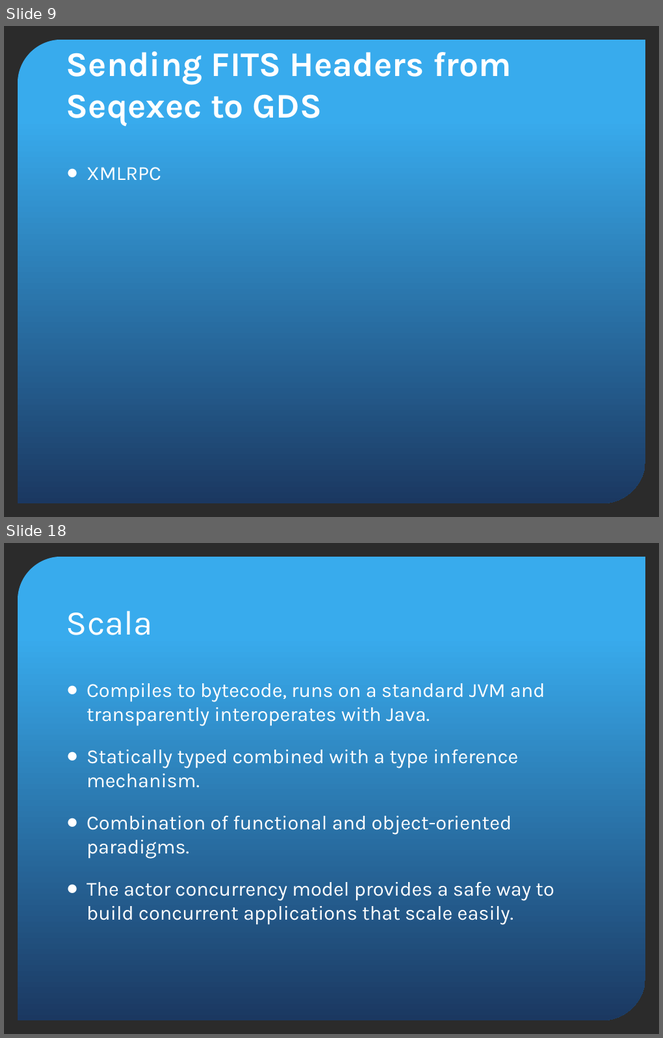
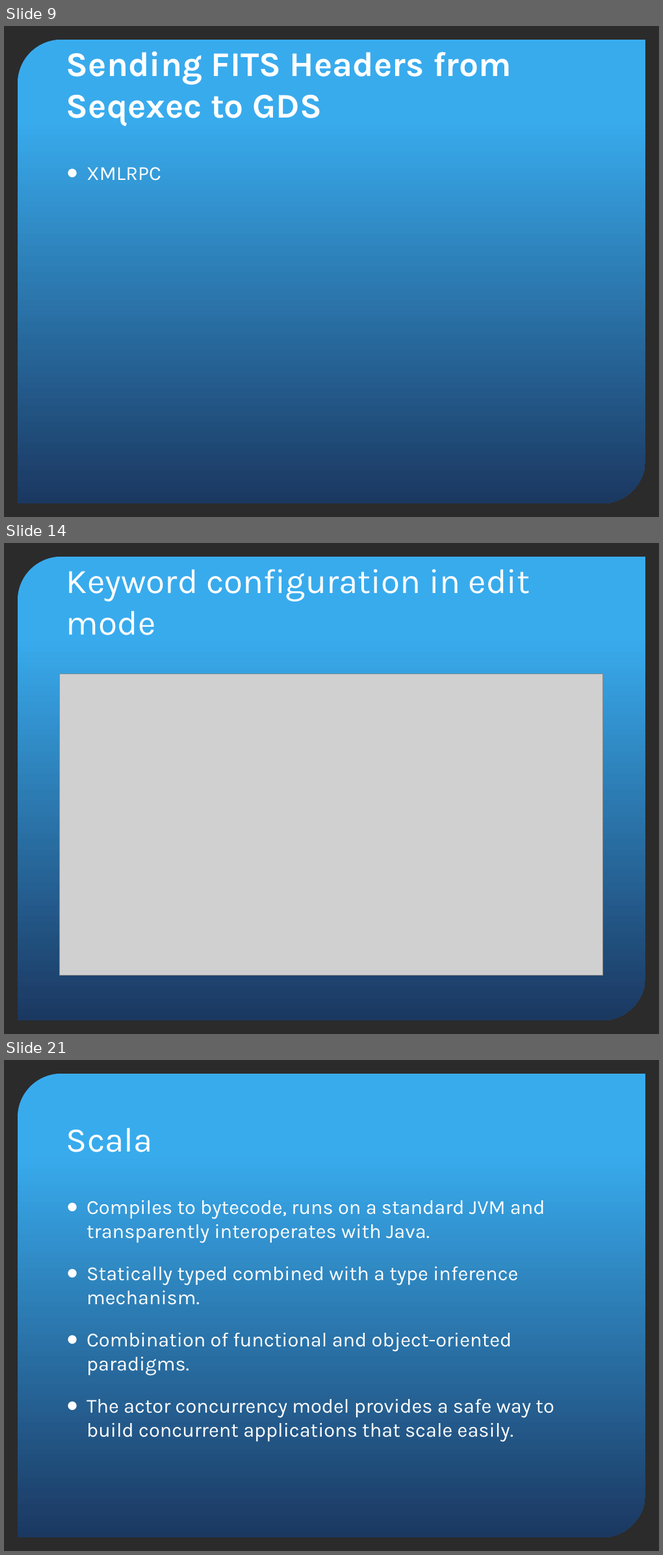
Before and after one commit to jluhrs/gmp, a slide deck: gds-api/src/main/doc/GDSDesignReview.pptx. Shown one above the other, each under a label of ours: slides 9 and 18 before the commit, slides 9, 14 and 21 after it; the slides between them are not shown. The pictures are 663x1038 and 663x1555 pixels, drawn with LibreOffice and Linux fonts; fonts in the diff are those of the drawing; grey boxes stand for pictures; background and template pictures are left out; a plain dark background stands for a picture behind light text. Boxes give left, top, right and bottom in pixels: in the first picture for what was removed or moved away, otherwise in the second. Text is boxed around its words. In the diff, an @@ line names an element or a change of style, - is before the commit and + after.

```diff
--- a/gds-api/src/main/doc/GDSDesignReview.pptx
+++ b/gds-api/src/main/doc/GDSDesignReview.pptx
@@ slide 14 added at <box>4,543,659,1034</box>, background picture (left out); not listed: 1 template element that a slide beside it also shows @@
@@ title added at <box>66,569,530,635</box>, 38 pt, text #FFFFFF @@
+Keyword configuration in edit mode
@@ picture added at <box>60,674,603,975</box> @@
@@ what was slide 18 is now slide 21 @@
```
Also in this commit, not shown: 2 slides changed, 8 other slides added, 6 slides removed.
